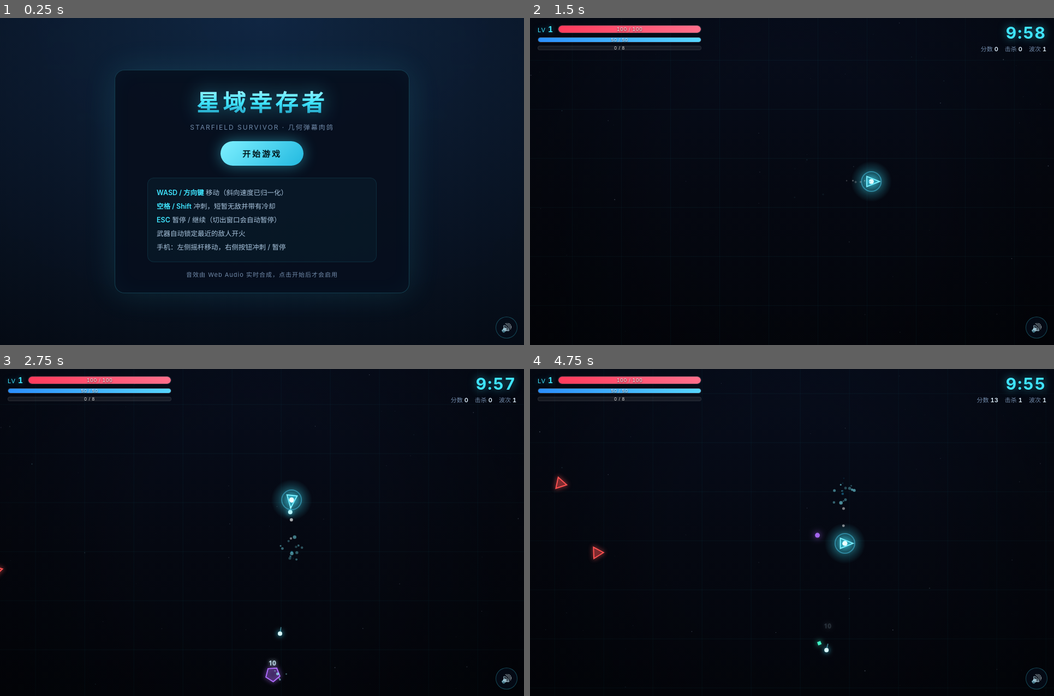
Above: before the commit, frames 1-4 (two rows, left to right).
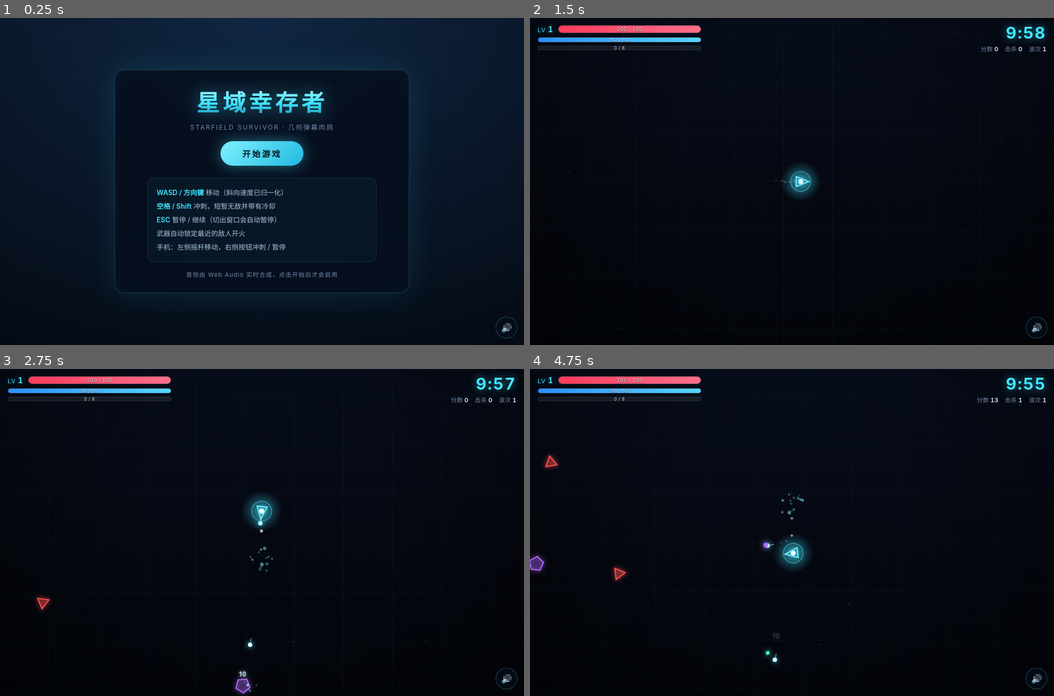
Above: after the commit, the same moments.

Repository: xiiiyuee/Game
Game: browser game, page star-survivor/index.html
The game is run twice, just before and just after one commit, with the same random seed, the same clock (stepped at 60 frames per second) and the same inputs.
Inputs:
- Up to frame 1 (0.25 s): no input
- Up to frame 2 (1.5 s): click "开始游戏" at 0.27 s; hold Right from 1.03 s (still down); tap Space at 1.1 s
- Up to frame 3 (2.75 s): release Right at 1.53 s; hold Down 1.58-1.85 s; tap Space at 1.6, 2.1, 2.6 s; hold Left 1.9-2.47 s; hold Up from 2.52 s (still down)
- Up to frame 4 (4.75 s): release Up at 2.82 s; hold Right 2.87-3.53 s; tap Space every 0.5 s from 3.1 to 4.6 s; hold Up 3.58-3.82 s; hold Left 3.87-4.3 s; hold Down 4.35-4.68 s; hold Right from 4.73 s (still down)

The runs differ from the first frame. In frame 2, 1.0% of the frame differs, in the area x 0-99%, y 1-97%; in frame 3, 1.6%; in frame 4, 1.8%, in the area x 0-98%, y 4-99%.

Commit message:
feat: Test GitHub File Storage Connection
Co-authored-by: traeagent <traeagent@users.noreply.github.com>

Diff:
--- a/star-survivor/index.html
+++ b/star-survivor/index.html
@@ -588,6 +588,12 @@
       RANGE: 470,                 // 自动索敌范围
       CRIT: 0.08,                 // 初始暴击率
       CRIT_MULT: 2.0,             // 暴击倍率
+    },
+    WORLD: {
+      // 实际战场远大于视口，相机跟随玩家滚动
+      WIDTH_FACTOR: 2.2,          // 世界宽度 = max(视口宽, 960) × 该系数
+      HEIGHT_FACTOR: 2.0,         // 世界高度 = max(视口高, 720) × 该系数
+      CAMERA_SMOOTH: 10,          // 相机跟随平滑速度（越大越跟手）
     },
     XP: {
       BASE: 8,                    // 1 级升 2 级所需经验
@@ -663,10 +669,12 @@
   const canvas = document.getElementById("game");
   const ctx = canvas.getContext("2d");
   const view = { w: 0, h: 0, dpr: 1, scale: 1 };
+  // 世界坐标尺寸与相机（世界远大于视口）
+  const world = { w: 2400, h: 1600 };
+  const camera = { x: 0, y: 0 };
   let bgGrad = null;
   let vgGrad = null;
   let stars = [];
-  let gridOffset = 0;
 
   function resize() {
     const w = window.innerWidth;
@@ -683,6 +691,10 @@
     // 移动端：按最短边缩放速度与范围，保证手感一致
     view.scale = clamp(Math.min(w, h) / 860, 0.62, 1.1);
 
+    // 战场尺寸：明显大于视口，由相机跟随滚动
+    world.w = Math.round(Math.max(w, 960) * CFG.WORLD.WIDTH_FACTOR);
+    world.h = Math.round(Math.max(h, 720) * CFG.WORLD.HEIGHT_FACTOR);
+
     bgGrad = ctx.createLinearGradient(0, 0, 0, h);
     bgGrad.addColorStop(0, "#070d1c");
     bgGrad.addColorStop(0.55, "#050811");
@@ -707,14 +719,28 @@
     }
 
     if (player) {
-      player.x = clamp(player.x, player.r + 2, w - player.r - 2);
-      player.y = clamp(player.y, player.r + 2, h - player.r - 2);
-    }
+      player.x = clamp(player.x, player.r + 2, world.w - player.r - 2);
+      player.y = clamp(player.y, player.r + 2, world.h - player.r - 2);
+      snapCamera();
+    }
+  }
+
+  // 相机对齐到玩家并限制在世界范围内
+  function snapCamera() {
+    camera.x = clamp(player.x - view.w / 2, 0, Math.max(0, world.w - view.w));
+    camera.y = clamp(player.y - view.h / 2, 0, Math.max(0, world.h - view.h));
+  }
+
+  function updateCamera(dt) {
+    const tx = clamp(player.x - view.w / 2, 0, Math.max(0, world.w - view.w));
+    const ty = clamp(player.y - view.h / 2, 0, Math.max(0, world.h - view.h));
+    const k = Math.min(1, dt * CFG.WORLD.CAMERA_SMOOTH);
+    camera.x += (tx - camera.x) * k;
+    camera.y += (ty - camera.y) * k;
   }
 
   function updateStars(dt, t) {
     if (state === "playing") {
-      gridOffset = (gridOffset + dt * 10) % 90;
       for (let i = 0; i < stars.length; i++) {
         const s = stars[i];
         s.y += s.sp * dt * 0.35;
@@ -944,7 +970,6 @@
       armor: 0,
       bulletCount: 1,
       pierce: 0,
-      bounce: 0,
       shieldMax: P.SHIELD_MAX,
       shieldRegen: P.SHIELD_REGEN,
     };
@@ -954,8 +979,8 @@
     const P = CFG.PLAYER;
     stats = makeStats();
     player = {
-      x: view.w / 2,
-      y: view.h / 2,
+      x: world.w / 2,
+      y: world.h / 2,
       r: P.RADIUS,
       hp: P.HP,
       hpMax: P.HP,
@@ -999,6 +1024,7 @@
     musicTimer = 0;
 
     hideBossBar();
+    snapCamera();
     updateBuffPanel();
     refreshHud(true);
   }
@@ -1323,14 +1349,6 @@
       },
     },
     {
-      id: "bounce", name: "折射棱镜", icon: "⤢", max: 2,
-      base: 1, minRarity: 0,
-      apply(s) { s.bounce += 1; },
-      desc(s) {
-        return `反弹次数 <b>+1</b><br>${s.bounce} → ${s.bounce + 1}`;
-      },
-    },
-    {
       id: "armor", name: "复合装甲", icon: "▣", max: 7,
       base: 0.05, minRarity: 0,
       apply(s, m) { s.armor = Math.min(0.65, 1 - (1 - s.armor) * (1 - m)); },
@@ -1515,14 +1533,16 @@
     let x = px, y = py;
     if (x === undefined) {
       const margin = 56;
-      // 至少尝试数次，避免贴脸生成
+      // 从当前镜头外缘生成，避免贴脸；再限制在世界边界内
       for (let attempt = 0; attempt < 8; attempt++) {
         const side = randInt(4);
-        if (side === 0) { x = rand(0, view.w); y = -margin; }
-        else if (side === 1) { x = view.w + margin; y = rand(0, view.h); }
-        else if (side === 2) { x = rand(0, view.w); y = view.h + margin; }
-        else { x = -margin; y = rand(0, view.h); }
-        if (dist2(x, y, player.x, player.y) > 200 * 200) break;
+        if (side === 0) { x = rand(camera.x, camera.x + view.w); y = camera.y - margin; }
+        else if (side === 1) { x = camera.x + view.w + margin; y = rand(camera.y, camera.y + view.h); }
+        else if (side === 2) { x = rand(camera.x, camera.x + view.w); y = camera.y + view.h + margin; }
+        else { x = camera.x - margin; y = rand(camera.y, camera.y + view.h); }
+        x = clamp(x, 16, world.w - 16);
+        y = clamp(y, 16, world.h - 16);
+        if (dist2(x, y, player.x, player.y) > 220 * 220) break;
       }
     }
 
@@ -1558,10 +1578,12 @@
     const side = randInt(4);
     const margin = 90;
     let x, y;
-    if (side === 0) { x = view.w / 2; y = -margin; }
-    else if (side === 1) { x = view.w + margin; y = view.h / 2; }
-    else if (side === 2) { x = view.w / 2; y = view.h + margin; }
-    else { x = -margin; y = view.h / 2; }
+    if (side === 0) { x = camera.x + view.w / 2; y = camera.y - margin; }
+    else if (side === 1) { x = camera.x + view.w + margin; y = camera.y + view.h / 2; }
+    else if (side === 2) { x = camera.x + view.w / 2; y = camera.y + view.h + margin; }
+    else { x = camera.x - margin; y = camera.y + view.h / 2; }
+    x = clamp(x, 70, world.w - 70);
+    y = clamp(y, 70, world.h - 70);
 
     const B = CFG.BOSS;
     boss = {
@@ -1797,7 +1819,8 @@
       if (gun && gun.count > 0) {
         e.shotCd -= dt;
         if (e.shotCd <= 0) {
-          const inView = e.x > -16 && e.x < view.w + 16 && e.y > -16 && e.y < view.h + 16;
+          const inView = e.x > camera.x - 16 && e.x < camera.x + view.w + 16 &&
+                         e.y > camera.y - 16 && e.y < camera.y + view.h + 16;
           const inRange = dist2(e.x, e.y, player.x, player.y) < (640 * view.scale) ** 2;
           if (inView && inRange) {
             const base = Math.atan2(player.y - e.y, player.x - e.x);
@@ -1909,9 +1932,9 @@
       player.y += v.y * sp * dt;
     }
 
-    // 边界限制
-    player.x = clamp(player.x, player.r + 2, view.w - player.r - 2);
-    player.y = clamp(player.y, player.r + 2, view.h - player.r - 2);
+    // 边界限制（世界边界，而非视口）
+    player.x = clamp(player.x, player.r + 2, world.w - player.r - 2);
+    player.y = clamp(player.y, player.r + 2, world.h - player.r - 2);
 
     // 拖尾
     player.trailCd -= dt;
@@ -1965,7 +1988,6 @@
         r: 4,
         dmg: stats.damage,
         pierce: stats.pierce,
-        bounce: stats.bounce,
         life: 1.5,
         dead: false,
         hit: new Set(),
@@ -2016,19 +2038,8 @@
       b.y += b.vy * dt;
       b.life -= dt;
 
-      // 边缘反弹
-      if (b.x < 0 || b.x > view.w || b.y < 0 || b.y > view.h) {
-        if (b.bounce > 0) {
-          b.bounce -= 1;
-          if (b.x < 0) { b.x = 0; b.vx = Math.abs(b.vx); }
-          else if (b.x > view.w) { b.x = view.w; b.vx = -Math.abs(b.vx); }
-          if (b.y < 0) { b.y = 0; b.vy = Math.abs(b.vy); }
-          else if (b.y > view.h) { b.y = view.h; b.vy = -Math.abs(b.vy); }
-          b.ang = Math.atan2(b.vy, b.vx);
-        } else {
-          b.dead = true;
-        }
-      }
+      // 大世界不再做镜面反弹：飞出世界或超时即销毁
+      if (b.x < 0 || b.x > world.w || b.y < 0 || b.y > world.h) b.dead = true;
 
       if (!b.dead) {
         // 与敌人碰撞（每个敌人只结算一次）
@@ -2076,7 +2087,8 @@
         emit(b.x, b.y, 8, b.color, 160, 2.4, 0.4);
       }
 
-      if (b.dead || b.life <= 0 || b.x < -40 || b.x > view.w + 40 || b.y < -40 || b.y > view.h + 40) {
+      if (b.dead || b.life <= 0 || b.x < camera.x - 80 || b.x > camera.x + view.w + 80 ||
+          b.y < camera.y - 80 || b.y > camera.y + view.h + 80) {
         ebullets.splice(i, 1);
       }
     }
@@ -2232,12 +2244,13 @@
     const newWave = Math.min(CFG.WAVE.BOSS_WAVE, 1 + Math.floor(elapsed / CFG.WAVE.INTERVAL));
     if (newWave !== waveNum) {
       waveNum = newWave;
-      addText(view.w / 2, view.h * 0.28, "第 " + waveNum + " 波", "#7ef0ff", 22);
+      addText(camera.x + view.w / 2, camera.y + view.h * 0.28, "第 " + waveNum + " 波", "#7ef0ff", 22);
     }
     if (!bossSpawned && waveNum >= CFG.WAVE.BOSS_WAVE) spawnBoss();
 
     updateSpawner(dt);
     updatePlayer(dt);
+    updateCamera(dt);
     if (state !== "playing") return;
 
     updateEnemies(dt, elapsed);
@@ -2271,26 +2284,34 @@
     ctx.fillStyle = bgGrad || "#05070f";
     ctx.fillRect(0, 0, view.w, view.h);
 
-    // 星点
+    // 星点（视差：随相机轻微反向移动）
+    const ox = (camera.x * 0.12) % view.w;
+    const oy = (camera.y * 0.12) % view.h;
     for (let i = 0; i < stars.length; i++) {
       const s = stars[i];
       const tw = 0.55 + 0.45 * Math.sin(t * 0.9 + s.ph);
+      let px = s.x - ox;
+      let py = s.y - oy;
+      if (px < 0) px += view.w;
+      if (py < 0) py += view.h;
       ctx.globalAlpha = s.a * tw * 0.5;
       ctx.fillStyle = i % 7 === 0 ? "#8fe8ff" : "#cfe4ff";
-      ctx.fillRect(s.x, s.y, s.r, s.r);
+      ctx.fillRect(px, py, s.r, s.r);
     }
     ctx.globalAlpha = 1;
 
-    // 低对比度网格
+    // 低对比度网格（随相机滚动，体现大世界移动感）
     ctx.strokeStyle = "rgba(63, 229, 255, 0.05)";
     ctx.lineWidth = 1;
     const gap = 90;
+    const gx = ((camera.x % gap) + gap) % gap;
+    const gy = ((camera.y % gap) + gap) % gap;
     ctx.beginPath();
-    for (let x = -(gridOffset % gap); x < view.w; x += gap) {
+    for (let x = -gx; x < view.w + gap; x += gap) {
       ctx.moveTo(x, 0);
       ctx.lineTo(x, view.h);
     }
-    for (let y = -(gridOffset % gap); y < view.h; y += gap) {
+    for (let y = -gy; y < view.h + gap; y += gap) {
       ctx.moveTo(0, y);
       ctx.lineTo(view.w, y);
     }
@@ -2301,6 +2322,35 @@
       ctx.fillStyle = vgGrad;
       ctx.fillRect(0, 0, view.w, view.h);
     }
+  }
+
+  // 世界边界：让玩家感知可活动范围
+  function drawWorldBounds() {
+    ctx.save();
+    // 内侧柔光，让贴近边界时也有清晰反馈
+    ctx.strokeStyle = "rgba(63, 229, 255, 0.36)";
+    ctx.lineWidth = 2.5;
+    ctx.shadowColor = "#3fe5ff";
+    ctx.shadowBlur = 30;
+    ctx.strokeRect(1, 1, world.w - 2, world.h - 2);
+    ctx.shadowBlur = 0;
+
+    const L = 70;
+    const corners = [
+      [0, 0, 1, 1], [world.w, 0, -1, 1],
+      [0, world.h, 1, -1], [world.w, world.h, -1, -1],
+    ];
+    ctx.strokeStyle = "rgba(63, 229, 255, 0.38)";
+    ctx.lineWidth = 3;
+    for (let i = 0; i < corners.length; i++) {
+      const c = corners[i];
+      ctx.beginPath();
+      ctx.moveTo(c[0] + c[2] * L, c[1]);
+      ctx.lineTo(c[0], c[1]);
+      ctx.lineTo(c[0], c[1] + c[3] * L);
+      ctx.stroke();
+    }
+    ctx.restore();
   }
 
   function drawGem(g) {
@@ -2567,6 +2617,9 @@
     drawBackground(t);
 
     if (player && state !== "menu") {
+      ctx.save();
+      ctx.translate(-camera.x, -camera.y);
+      drawWorldBounds();
       drawGems();
       drawBullets();
       drawEnemies(t);
@@ -2574,6 +2627,7 @@
       drawEnemyBullets();
       drawParticles();
       drawTexts();
+      ctx.restore();
     }
 
     // 受伤红色闪屏
